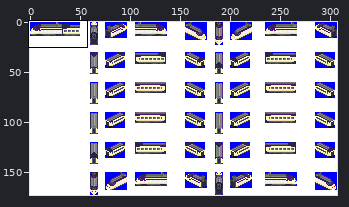
Sprite sheet -- src/locomotive/KTX/SRT.png. Above: a wide view before the commit, with the close-up outlined.
Close-up. Before:
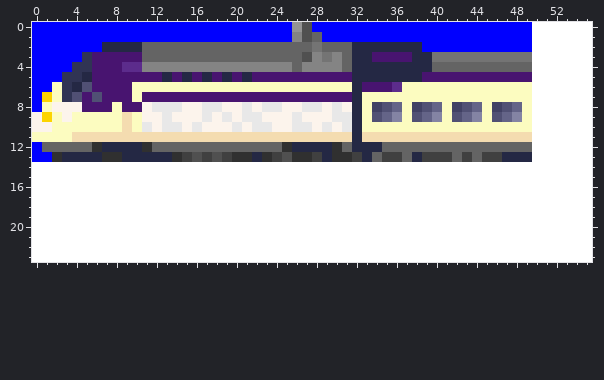
The file is 307x173 pixels. Shown: x 0..55, y 0..23.
Once edited:
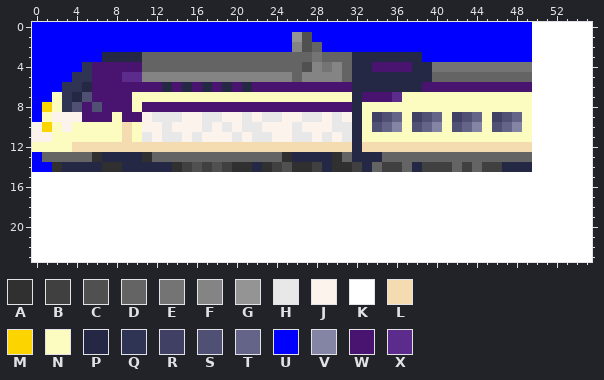
Palette (. is transparent): A #303030  B #404040  C #505050  D #646464  E #747474  F #848484  G #949494  H #e8e8e8  J #fcf4ec  K #ffffff  L #f4dcb0  M #fcd400  N #fcfcc0  P #242844  Q #303454  R #404064  S #505074  T #646488  U #0000ff  V #8484a4  W #481470  X #5c2c8c
The exact change:
@@ x 0..55 @@
- 0 UUUUUUUUUUUUUUUUUUUUUUUUUUGCUUUUUUUUUUUUUUUUUUUUUUKKKKKK
- 1 UUUUUUUUUUUUUUUUUUUUUUUUUUFCDUUUUUUUUUUUUUUUUUUUUUKKKKKK
- 2 UUUUUUUPPPPDDDDDDDDDDDDDDDDDEDDDPPPPPPPUUUUUUUUUUUKKKKKK
- 3 UUUUUQWWWWWDDDDDDDDDDDDDDDDCFEFDPPWWWWPPEEEEEEEEEEKKKKKK
- 4 UUUUQQWWWXXFFFFFFFFFFFFFFFDFFFFDPPPPPPPPDDDDDDDDDDKKKKKK
- 5 UUUQQPWWWWWWWPWPWPWPWPWWWWWWWWWWPPPPPPPWWWWWWWWWWWKKKKKK
- 6 UUNQPSWWWWNNNNNNNNNNNNNNNNNNNNNNPWWWXNNNNNNNNNNNNNKKKKKK
- 7 UMNQSWSWWWNWWWWWWWWWWWWWWWWWWWWWPNNNNNNNNNNNNNNNNNKKKKKK
- 8 UNJJJWWWNWWJHHHJJHHJJHJHHJJHHJHJPNRSTNRSTNRSTNRSTNKKKKKK
- 9 JMNJNNNNNLNJJHJJJHJHJHHJJJHJJJHHPNSTVNSTVNSTVNSTVNKKKKKK
-10 JJNNNNNNNLNHJHHJHJJJHJHHJJHHJHJHPNNNNNNNNNNNNNNNNNKKKKKK
-11 NNNNLLLLLLLLLLLLLLLLLLLLLLLLLLLLPLLLLLLLLLLLLLLLLLKKKKKK
-12 UDDDDDAPPPPADDDDDDDDDDDDDAPPPPADPPPDDDDDDDDDDDDDDDKKKKKK
-13 UUAPPPPAAPPPPPABCBCBAAPABCAABPAABPDBBDPBBBDBDBBPPPKKKKKK
-14 KKKKKKKKKKKKKKKKKKKKKKKKKKKKKKKKKKKKKKKKKKKKKKKKKKKKKKKK
+ 0 UUUUUUUUUUUUUUUUUUUUUUUUUUUUUUUUUUUUUUUUUUUUUUUUUUKKKKKK
+ 1 UUUUUUUUUUUUUUUUUUUUUUUUUUGCUUUUUUUUUUUUUUUUUUUUUUKKKKKK
+ 2 UUUUUUUUUUUUUUUUUUUUUUUUUUFCDUUUUUUUUUUUUUUUUUUUUUKKKKKK
+ 3 UUUUUUUPPPPDDDDDDDDDDDDDDDDDEDDDPPPPPPPUUUUUUUUUUUKKKKKK
+ 4 UUUUUQWWWWWDDDDDDDDDDDDDDDDCFEFDPPWWWWPPEEEEEEEEEEKKKKKK
+ 5 UUUUQQWWWXXFFFFFFFFFFFFFFFDFFFFDPPPPPPPPDDDDDDDDDDKKKKKK
+ 6 UUUQQPWWWWWWWPWPWPWPWPWWWWWWWWWWPPPPPPPWWWWWWWWWWWKKKKKK
+ 7 UUNQPSWWWWNNNNNNNNNNNNNNNNNNNNNNPWWWXNNNNNNNNNNNNNKKKKKK
+ 8 UMNQSWSWWWNWWWWWWWWWWWWWWWWWWWWWPNNNNNNNNNNNNNNNNNKKKKKK
+ 9 UNJJJWWWNWWJHHHJJHHJJHJHHJJHHJHJPNRSTNRSTNRSTNRSTNKKKKKK
+10 JMNJNNNNNLNJJHJJJHJHJHHJJJHJJJHHPNSTVNSTVNSTVNSTVNKKKKKK
+11 JJNNNNNNNLNHJHHJHJJJHJHHJJHHJHJHPNNNNNNNNNNNNNNNNNKKKKKK
+12 NNNNLLLLLLLLLLLLLLLLLLLLLLLLLLLLPLLLLLLLLLLLLLLLLLKKKKKK
+13 UDDDDDAPPPPADDDDDDDDDDDDDAPPPPADPPPDDDDDDDDDDDDDDDKKKKKK
+14 UUAPPPPAAPPPPPABCBCBAAPABCAABPAABPDBBDPBBBDBDBBPPPKKKKKK
 15 KKKKKKKKKKKKKKKKKKKKKKKKKKKKKKKKKKKKKKKKKKKKKKKKKKKKKKKK
Pixel boxes of the changes (left, top, right, bottom) in both close-ups:
changed: (32, 22, 532, 172)
